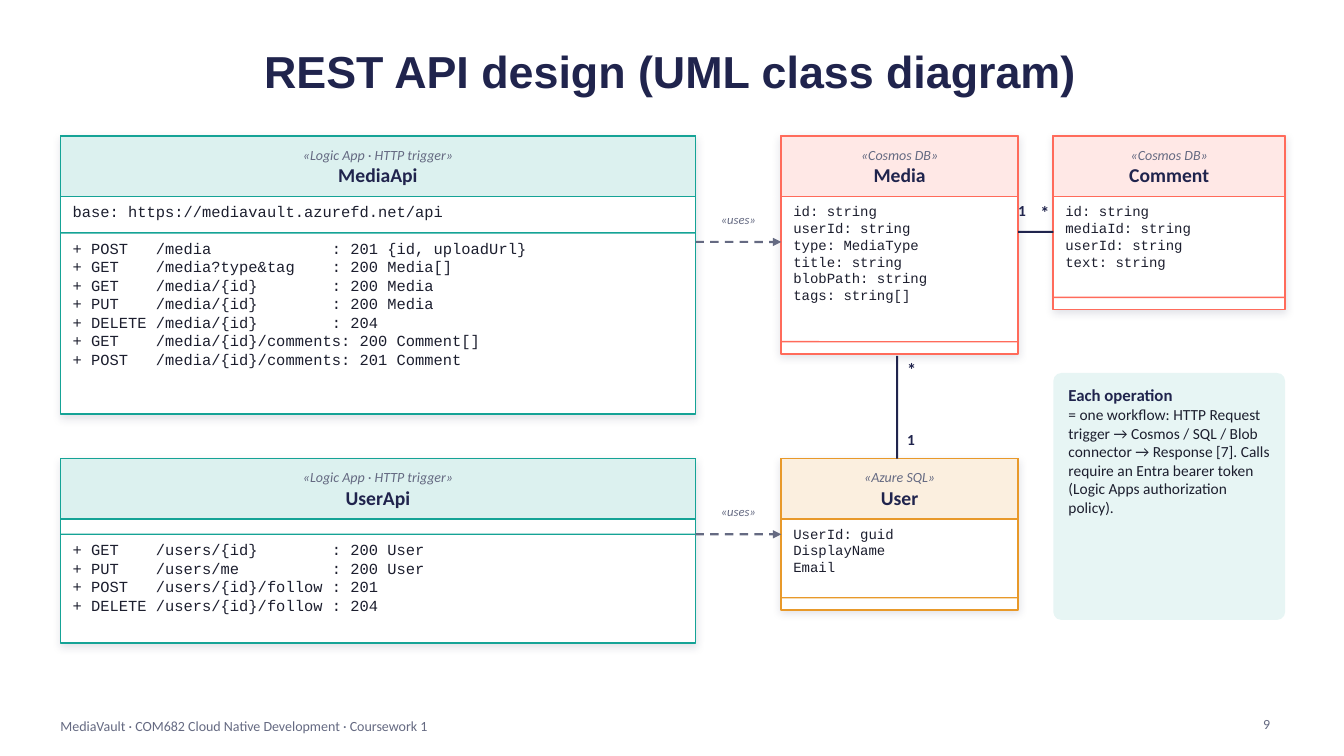
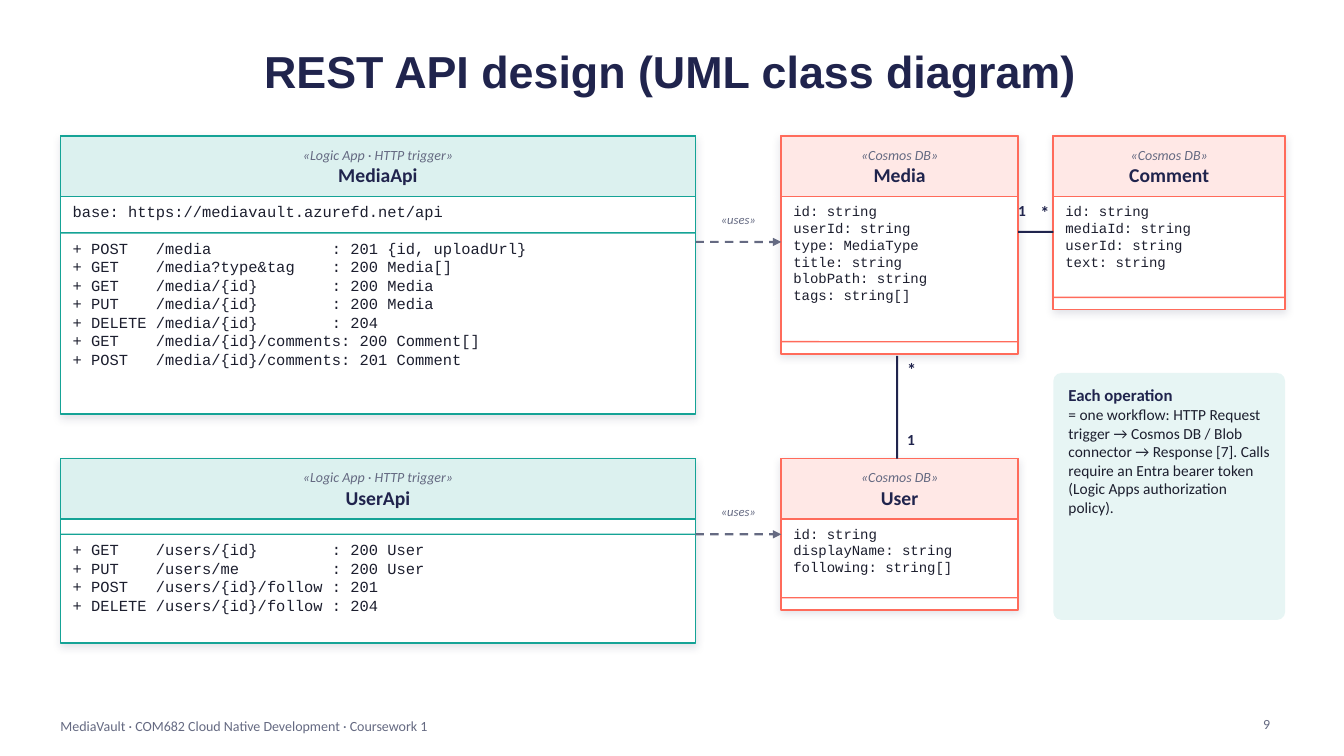
Before and after one commit to shahedlxix/Claude, a slide deck: slide 9 of coursework1/MediaVault_COM682_CW1.pptx. Drawn at 1344x756 pixels with LibreOffice and Linux fonts; fonts in the diff are those of the drawing. Boxes give left, top, right and bottom in pixels: in the first picture for what was removed or moved away, otherwise in the second. Text is boxed around its words. In the diff, an @@ line names an element or a change of style, - is before the commit and + after.

```diff
--- a/coursework1/MediaVault_COM682_CW1.pptx
+++ b/coursework1/MediaVault_COM682_CW1.pptx
@@ text at <box>1068,409,1270,516</box>: text changed @@
-= one workflow: HTTP Request trigger → Cosmos / SQL / Blob connector → Response [7]. Calls require an Entra bearer token (Logic Apps authorization policy).
+= one workflow: HTTP Request trigger → Cosmos DB / Blob connector → Response [7]. Calls require an Entra bearer token (Logic Apps authorization policy).
@@ rectangle at <box>781,459,1018,610</box>: outline #E8992A 1.25 pt to #FF6B5B 1.25 pt @@
@@ rectangle at <box>781,459,1018,519</box>: fill #E8992A at 15% opacity to #FF6B5B at 15% opacity; outline #E8992A 1.25 pt to #FF6B5B 1.25 pt @@
@@ text at <box>861,473,938,482</box>: text changed @@
-«Azure SQL»
+«Cosmos DB»
@@ text at <box>793,529,952,575</box>: text changed @@
-UserId: guid
-DisplayName
-Email
+id: string
+displayName: string
+following: string[]
@@ line (781, 598) - (1018, 598): stroke #E8992A 1 pt to #FF6B5B 1 pt @@
```
Also in this commit, not shown: 10 other slides changed, 1 slide added, 1 slide removed, 1 other file.
